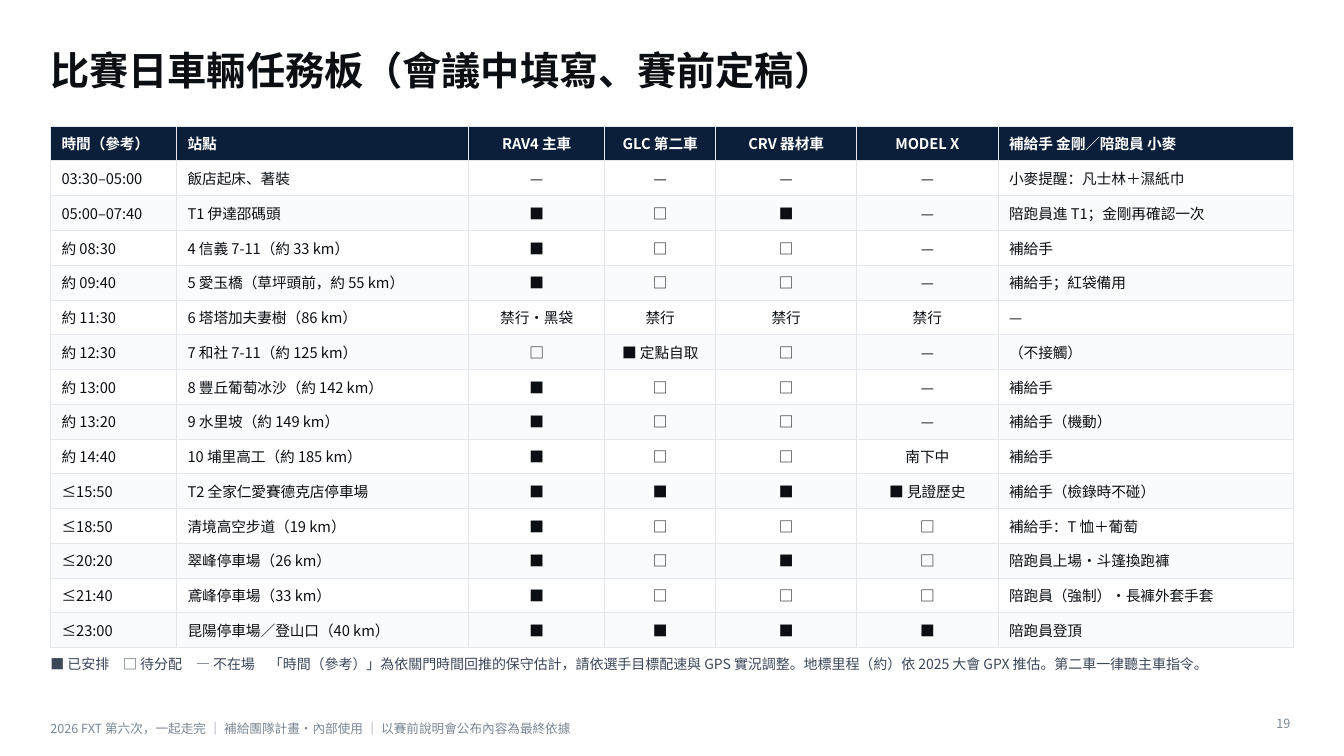
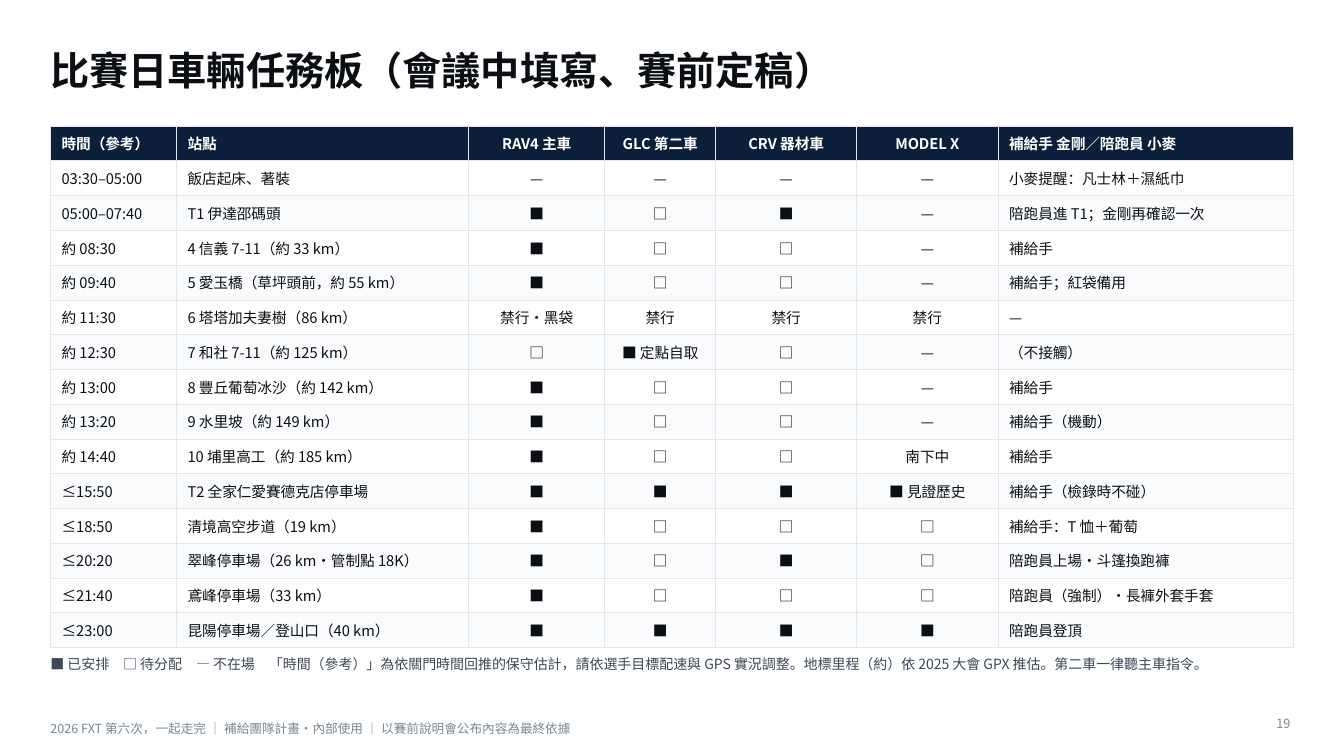
Before and after one commit to powermovebboy-sys/Race-site, a slide deck: slide 19 of deck/2026_FXT_第六次一起走完.pptx. Drawn at 1344x756 pixels with LibreOffice and Linux fonts; fonts in the diff are those of the drawing. Boxes give left, top, right and bottom in pixels: in the first picture for what was removed or moved away, otherwise in the second. Text is boxed around its words. In the diff, an @@ line names an element or a change of style, - is before the commit and + after.

```diff
--- a/deck/2026_FXT_第六次一起走完.pptx
+++ b/deck/2026_FXT_第六次一起走完.pptx
@@ table at <box>50,126,1294,642</box> @@
-row 13, column 2: 翠峰停車場（26 km）
+row 13, column 2: 翠峰停車場（26 km・管制點 18K）
```
Also in this commit, not shown: 3 other slides changed, 3 other files.
